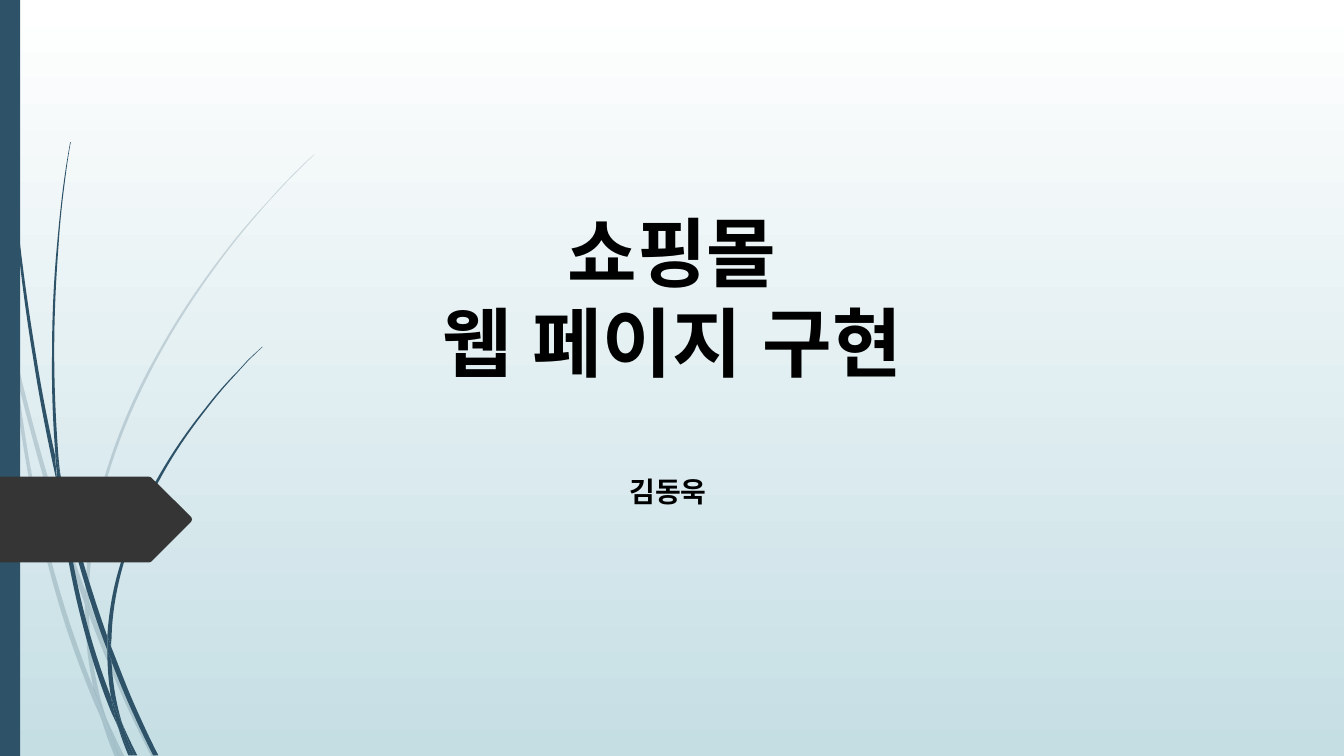
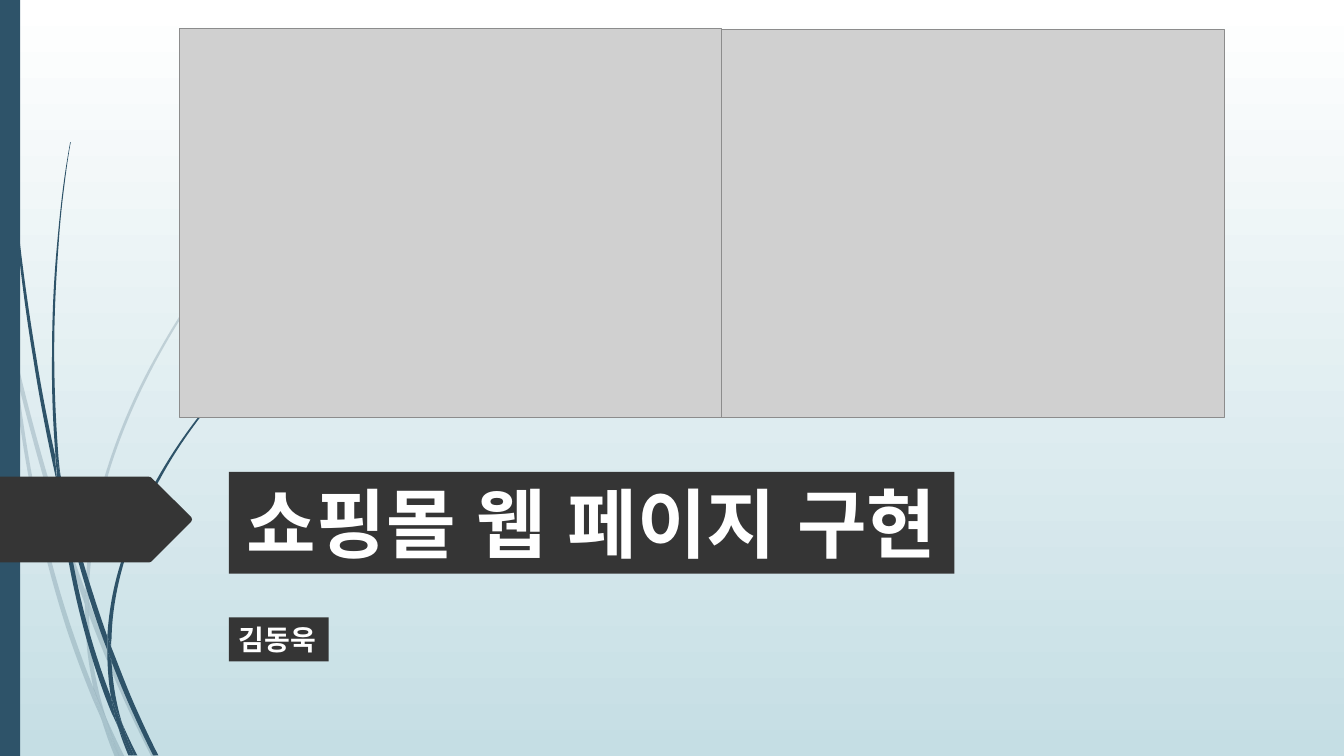
Before and after one commit to himediaai/DongOuk, a slide deck: slide 1 of 쇼핑몰.pptx. Drawn at 1344x756 pixels with LibreOffice and Linux fonts; fonts in the diff are those of the drawing; grey boxes stand for pictures. Boxes give left, top, right and bottom in pixels: in the first picture for what was removed or moved away, otherwise in the second. Text is boxed around its words. In the diff, an @@ line names an element or a change of style, - is before the commit and + after.

```diff
--- a/쇼핑몰.pptx
+++ b/쇼핑몰.pptx
@@ picture added at [179,28,723,417] @@
@@ picture added at [722,29,1225,417] @@
@@ rectangle "쇼핑몰 웹 페이지 구현": place and size @@
-rectangle "쇼핑몰 웹 페이지 구현" at [442,217,902,378]
+rectangle "쇼핑몰 웹 페이지 구현" at [229,472,955,574]
@@ rectangle "쇼핑몰 웹 페이지 구현" at [229,472,955,574]: fill none to #353535 @@
@@ text in rectangle at [247,488,936,559]: text changed; text colour #000000 to #FFFFFF @@
-쇼핑몰
-웹 페이지 구현
+쇼핑몰 웹 페이지 구현
@@ rectangle "김동욱": place and size @@
-rectangle "김동욱" at [629,478,706,505]
+rectangle "김동욱" at [229,617,329,661]
@@ rectangle "김동욱" at [229,617,329,661]: text colour #000000 to #FFFFFF; fill none to #353535 @@
```
Also in this commit, not shown: 2 other slides changed, 5 slides added, 1 slide removed.
